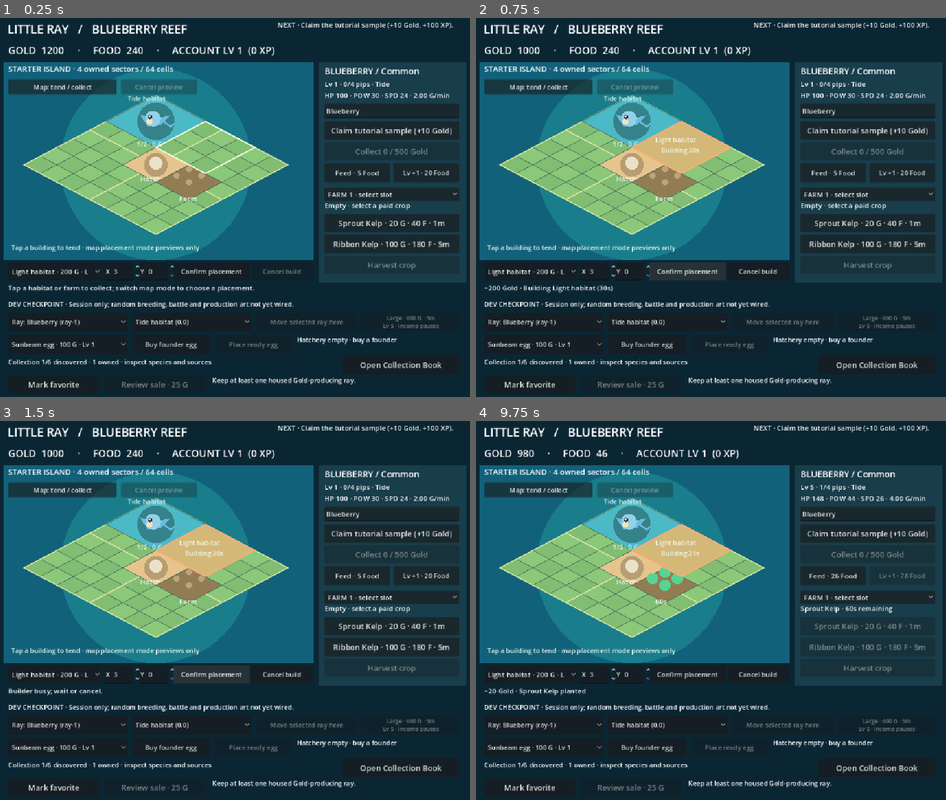
Above: before the commit, frames 1-4 (two rows, left to right).
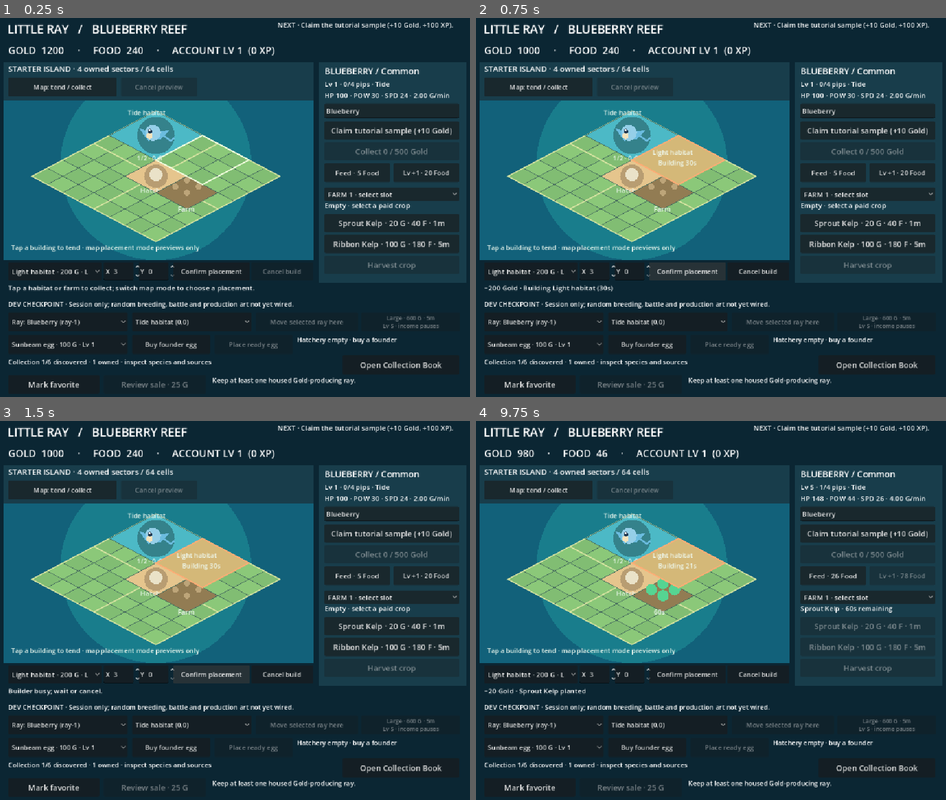
Above: after the commit, the same moments.

Repository: hazelfjeld/Swarm-Autonomous-Game-Design
Game: Godot game, scene res://main.tscn
The game is run twice, just before and just after one commit, with the same random seed, the same clock (stepped at 60 frames per second) and the same inputs.
Inputs:
- Up to frame 1 (0.25 s): no input
- Up to frame 2 (0.75 s): click "Confirm placement" at 0.5 s
- Up to frame 3 (1.5 s): click "Confirm placement" at 1.25 s
- Up to frame 4 (9.75 s): click "Feed · 5 Food" at 2 s; click "Lv +1 · 15 Food" at 2.75 s; click "Feed · 8 Food" at 3.5 s; click "Lv +1 · 24 Food" at 4.25 s; click "Feed · 12 Food" at 5 s; click "Lv +1 · 36 Food" at 5.75 s; click "Feed · 17 Food" at 6.5 s; click "Lv +1 · 51 Food" at 7.25 s; click "Feed · 26 Food" at 8 s; click "FARM 1 · select slot" at 8.75 s; click "Sprout Kelp · 20 G · 40 F · 1m" at 9.5 s

The runs differ from the first frame. In frame 1, 13% of the frame differs, in the area x 0-67%, y 11-60%; in frame 2, 13%; in frame 3, 13%; in frame 4, 13%.

Commit message:
GAMEPLAY-002: separate map controls from island projection and test owned cell reachability

Diff:
--- a/game/city_checkpoint/city_view.gd
+++ b/game/city_checkpoint/city_view.gd
@@ -2,6 +2,11 @@
 
 const Model = preload("res://city_model.gd")
 const Adapter = preload("res://checkpoint_adapter.gd")
+# Keep the map header, playable projection and bottom hint in distinct bands.
+const MAP_INPUT_RECT := Rect2(18, 198, 716, 336)
+const MAP_ORIGIN := Vector2(370, 222)
+const OPENING_MAP_ZOOM: float = 0.94
+const EXPANDED_MAP_ZOOM: float = 0.72
 var city = Model.new()
 var adapter = Adapter.new()
 var last_ms: int = 0
@@ -125,11 +130,11 @@
 	cancel_build_button = button_at("Cancel build", Vector2(590, 570), func(): act("cancel_build", ""))
 	cancel_build_button.size = Vector2(142, 42)
 	cancel_build_button.add_theme_font_size_override("font_size", 15)
-	map_mode_button = button_at("Map: tend / collect", Vector2(30, 150), toggle_map_mode)
-	map_mode_button.size = Vector2(250, 34)
+	map_mode_button = button_at("Map: tend / collect", Vector2(30, 145), toggle_map_mode)
+	map_mode_button.size = Vector2(250, 44)
 	map_mode_button.add_theme_font_size_override("font_size", 15)
-	cancel_preview_button = button_at("Cancel preview", Vector2(290, 150), cancel_map_preview)
-	cancel_preview_button.size = Vector2(175, 34)
+	cancel_preview_button = button_at("Cancel preview", Vector2(290, 145), cancel_map_preview)
+	cancel_preview_button.size = Vector2(175, 44)
 	cancel_preview_button.add_theme_font_size_override("font_size", 15)
 	cancel_preview_button.disabled = true
 	status_label = label_at("Tap a habitat or farm to collect; switch map mode to choose a placement.", Vector2(30, 617), Vector2(700, 34), 16)
@@ -396,7 +401,7 @@
 	return parts.size() == 2 and parts[0] in ["build", "move", "restore_building"]
 
 func map_point_is_usable(point: Vector2) -> bool:
-	if not Rect2(18, 186, 716, 348).has_point(point):
+	if not MAP_INPUT_RECT.has_point(point):
 		return false
 	var cell := map_cell(point)
 	return cell.x >= 0 and cell.y >= 0 and cell.x < Model.ISLAND_SIZE and cell.y < Model.ISLAND_SIZE
@@ -656,8 +661,8 @@
 	queue_redraw()
 
 func iso(x: float, y: float) -> Vector2:
-	var zoom: float = 0.72 if city.owned_sectors.size() > 4 or selected_placement().begins_with("buy_sector:") else 1.0
-	return Vector2(370 + (x - y) * 38 * zoom, 186 + (x + y) * 20 * zoom)
+	var zoom: float = EXPANDED_MAP_ZOOM if city.owned_sectors.size() > 4 or selected_placement().begins_with("buy_sector:") else OPENING_MAP_ZOOM
+	return MAP_ORIGIN + Vector2((x - y) * 38 * zoom, (x + y) * 20 * zoom)
 
 func tile(x: float, y: float, w: float, h: float, fill: Color) -> void:
 	var points := PackedVector2Array([iso(x,y),iso(x+w,y),iso(x+w,y+h),iso(x,y+h)])
@@ -670,6 +675,8 @@
 func _draw() -> void:
 	draw_rect(Rect2(18, 109, 716, 456), Color("#12617a"))
 	draw_circle(Vector2(370, 345), 220, Color("#197d8c"))
+	# Paint a distinct noninteractive header behind the land title and map controls.
+	draw_rect(Rect2(18, 109, 716, 89), Color("#183d4b"))
 	draw_rect(Rect2(744, 109, 340, 508), Color("#183d4b"))
 	for key in city.owned_sectors:
 		var parts: PackedStringArray = key.split(",")
@@ -816,11 +823,34 @@
 	await get_tree().process_frame
 	await get_tree().process_frame
 
+func map_layout_fixture_ok() -> bool:
+	# Test the actual control bounds and every owned cell center at the live zoom.
+	for control in [map_mode_button, cancel_preview_button]:
+		if control.get_rect().end.y > MAP_INPUT_RECT.position.y or control.size.y < 44 or map_point_is_usable(control.get_rect().get_center()):
+			return false
+	# At (0,0) the tallest current habitat title has the least clearance.
+	if iso(1.5, 1.5).y - 47.0 - 15.0 < MAP_INPUT_RECT.position.y:
+		return false
+	for key in city.owned_sectors:
+		var parts: PackedStringArray = key.split(",")
+		var sx: int = int(parts[0]) * 4
+		var sy: int = int(parts[1]) * 4
+		for y in range(sy, sy + 4):
+			for x in range(sx, sx + 4):
+				var point := iso(x + 0.5, y + 0.5)
+				if not map_point_is_usable(point) or map_cell(point) != Vector2i(x, y):
+					return false
+	return true
+
 func capture_fixture(directory: String) -> void:
 	# CI-only native GUI fixture; no acceleration in normal play.
 	await get_tree().process_frame
 	await RenderingServer.frame_post_draw
 	if get_viewport().get_texture().get_image().save_png(directory + "/01-opening.png") != OK:
+		get_tree().quit(1)
+		return
+	if not map_layout_fixture_ok():
+		push_error("Opening map header or cell projection regression")
 		get_tree().quit(1)
 		return
 	var initial_state: Dictionary = city.snapshot()
@@ -987,6 +1017,11 @@
 		get_tree().quit(1)
 		return
 	print("CITY_LAND_GUI_PASS: paid adjacent sector, paid obstacle clearance, ordinary 60-second timer, exact XP and usable land")
+	if not map_layout_fixture_ok():
+		push_error("Expanded map header or cell projection regression")
+		get_tree().quit(1)
+		return
+	print("CITY_MAP_LAYOUT_GUI_PASS: map controls outside input band, 44-unit button heights, all owned cell centers reachable at opening and expanded zoom")
 	var before_store: int = city.gold
 	for i in range(build_choice.item_count):
 		if build_choice.get_item_metadata(i) == "store_building:farm-1":
